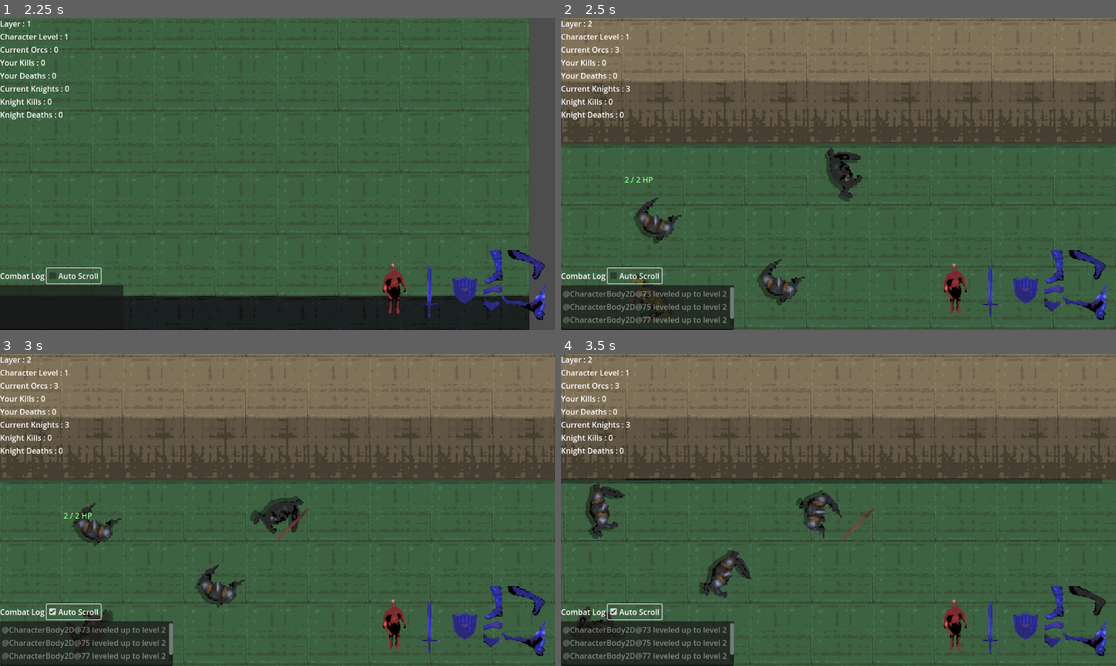
Above: before the commit, frames 1-4 (two rows, left to right).
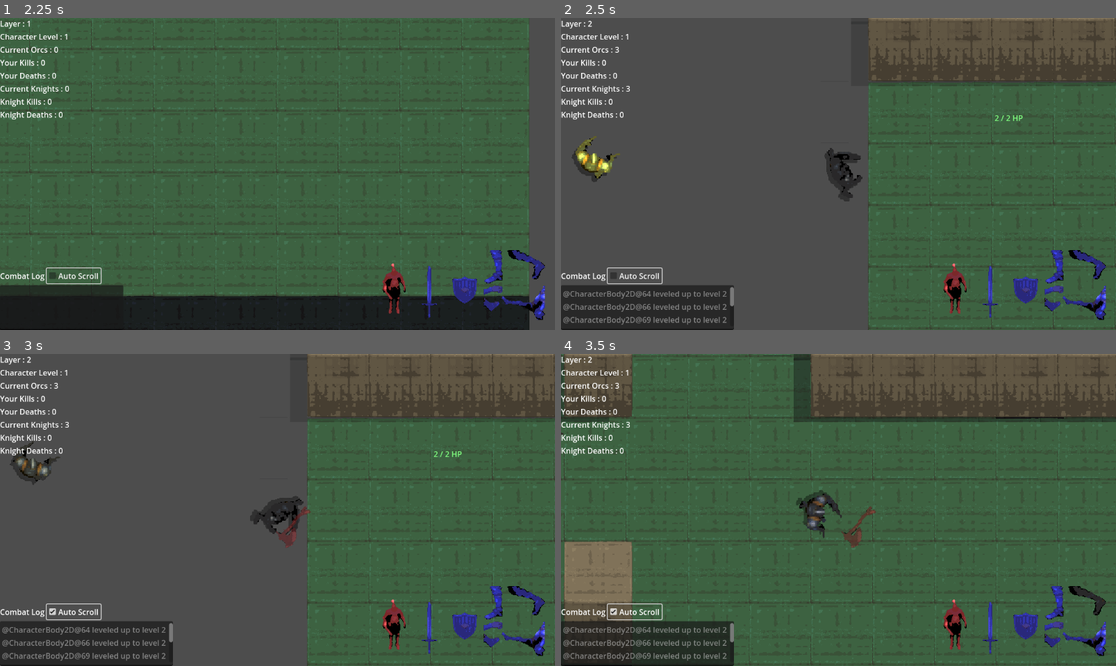
Above: after the commit, the same moments.

Repository: emergencemory/Raid-the-Abyss-LD57Game
Game: Godot game, scene res://globals/game.tscn
Two runs of this game, one before a commit and one after it. Both use one fixed random seed, a clock stepped at 60 frames per second and the inputs below.
Inputs (mouse positions are in pixels of both pictures, inside the frame that each line leads up to):
- Up to frame 1 (2.25 s): click (466, 64) at 0.52 s; type "12" at 0.6 s; click "New Game" at 1.25 s; click "Auto Scroll" at 2 s
- Up to frame 2 (2.5 s): no input
- Up to frame 3 (3 s): tap Enter at 2.75 s; move the mouse to (399, 494) at 2.77 s; press the mouse at (399, 494) at 2.78 s; hold D (move right) from 2.78 s (still down)
- Up to frame 4 (3.5 s): keep holding D (move right); right-click (960, 494) at 3.05 s

Frame 1 is identical in both runs. In frame 2, 35% of the frame differs, in the area x 0-100%, y 0-100%; in frame 3, 35%; in frame 4, 43%.

Commit message:
performance tweaks and spawn logic
less likely to stutter or crash when big waves spawn with not enough room

Diff:
--- a/character/character_manager.gd
+++ b/character/character_manager.gd
@@ -240,8 +240,9 @@
 	attack_windup = true
 	cooldown_time_attack = current_attack_cooldown
 	attack_on_cooldown = true
-	set_physics_process(true)
-	emit_signal("attack_signal", current_attack_cooldown)
+	#set_physics_process(true)
+	if is_player:
+		emit_signal("attack_signal", current_attack_cooldown)
 
 func block() -> void:
 	if block_on_cooldown or is_attacking or moving or is_turning or attack_windup or is_kicking or is_blocking:
@@ -253,8 +254,9 @@
 	block_on_cooldown = true
 	cooldown_time_block_area = current_block_duration
 	is_blocking = true
-	set_physics_process(true)
-	emit_signal("block_signal", current_block_cooldown)
+	#set_physics_process(true)
+	if is_player:
+		emit_signal("block_signal", current_block_cooldown)
 
 func kick() -> void:
 	if moving or is_attacking or is_turning or is_blocking or attack_windup or is_turning or is_kicking or kick_on_cooldown:
@@ -266,8 +268,9 @@
 	strike_shape.set_deferred("disabled", false)
 	character_sprite.play("kick")
 	shadow_sprite.play("kick")
-	emit_signal("kick_signal", current_kick_cooldown)
-	set_physics_process(true)
+	if is_player:
+		emit_signal("kick_signal", current_kick_cooldown)
+	#set_physics_process(true)
 
 func move(direction: int) -> void:
 	if direction != facing_direction:
@@ -299,7 +302,7 @@
 	if is_player:
 		emit_signal("move_signal", current_move_cooldown)
 		SignalBus.emit_signal("player_move", position)
-	set_physics_process(true)
+	#set_physics_process(true)
 
 func turn(direction : int) -> void:
 	if is_attacking or moving or is_blocking or attack_windup or is_kicking:
@@ -322,7 +325,7 @@
 				is_turning = true
 				facing_direction = 0
 				cooldown_time_turn = 0.15
-				set_physics_process(true)
+				#set_physics_process(true)
 		DIR.EAST:
 			if rotation_degrees == 90:
 				move(DIR.EAST)
@@ -332,7 +335,7 @@
 				turn_tween.tween_property(self, "rotation_degrees", 90, 0.15)
 				facing_direction = 1
 				cooldown_time_turn = 0.15
-				set_physics_process(true)
+				#set_physics_process(true)
 		DIR.SOUTH:
 			if rotation_degrees == 180:
 				move(DIR.SOUTH)
@@ -342,7 +345,7 @@
 				turn_tween.tween_property(self, "rotation_degrees", 180, 0.15)
 				facing_direction = 2
 				cooldown_time_turn = 0.15
-				set_physics_process(true)
+				#set_physics_process(true)
 		DIR.WEST:
 			if rotation_degrees == 270:
 				move(DIR.WEST)
@@ -352,7 +355,7 @@
 				turn_tween.tween_property(self, "rotation_degrees", 270, 0.15)
 				facing_direction = 3
 				cooldown_time_turn = 0.15
-				set_physics_process(true)
+				#set_physics_process(true)
 
 func _on_move_timeout() -> void:
 	moving = false
@@ -377,7 +380,7 @@
 	attack_windup = false
 	cooldown_time_attack_area = current_attack_speed/2
 	is_attacking = true
-	set_physics_process(true)
+	#set_physics_process(true)
 
 
 func _on_block_timeout() -> void:
@@ -412,7 +415,7 @@
 		block_left_sprite.show()
 		return (facing_direction - 1) % 4
 
-
+#TODO kick off cliff
 func kicked(stun_duration : float, enemy_facing_dir : int) -> void:
 	#apply duration to all actions
 	stun_particle.emitting = true
@@ -435,10 +438,11 @@
 	cooldown_time_move += stun_duration
 	kick_on_cooldown = true
 	cooldown_time_kick += stun_duration
-	emit_signal("kick_signal", stun_duration)
-	emit_signal("attack_signal", stun_duration)
-	emit_signal("block_signal", stun_duration)
-	emit_signal("move_signal", stun_duration)
+	if is_player:
+		emit_signal("kick_signal", stun_duration)
+		emit_signal("attack_signal", stun_duration)
+		emit_signal("block_signal", stun_duration)
+		emit_signal("move_signal", stun_duration)
 	var _old_rotation = rotation_degrees
 	if not moving:
 		match enemy_facing_dir:
@@ -470,7 +474,7 @@
 					global_position += Vector2(-128, 0)
 				rotation_degrees = _old_rotation
 				character_sprite.global_position = global_position
-	set_physics_process(true)
+	#set_physics_process(true)
 
 func hit(attacker:CharacterBody2D, glancing_blow : bool) -> void:
 	current_health -= attacker.current_attack_damage
@@ -504,7 +508,7 @@
 			log_string = "Player hit by " + str(attacker.team) + " for " + str(attacker.current_attack_damage) + " damage!"
 		SignalBus.combat_log_entry.emit(log_string)
 		cooldown_time_health_regen = current_health_regen
-		set_physics_process(true)
+		#set_physics_process(true)
 		character_sprite.play("hit")
 		shadow_sprite.play("hit")
 
--- a/character/character_model.tscn
+++ b/character/character_model.tscn
@@ -1,13 +1,13 @@
 [gd_scene load_steps=23 format=3 uid="uid://n1koaitsyfef"]
 
 [ext_resource type="Script" uid="uid://dueotlvuna3ex" path="res://character/character_manager.gd" id="1_2xl0c"]
-[ext_resource type="SpriteFrames" uid="uid://bk3pkrp740tjw" path="res://character/knight/knight_spriteframes.tres" id="2_chf46"]
+[ext_resource type="SpriteFrames" uid="uid://cn2o2v7sl57ow" path="res://character/orc/orc_spriteframes.tres" id="2_waqkf"]
 [ext_resource type="AudioStream" uid="uid://cu1cpquh4inh8" path="res://audio/SFX/Impact Body.wav" id="5_55pft"]
 [ext_resource type="AudioStream" uid="uid://dqmi0udhr2ncg" path="res://audio/SFX/Impact Metal Armour.wav" id="6_uealk"]
 [ext_resource type="AudioStream" uid="uid://ci8u21id8lmbd" path="res://audio/SFX/Impact Sword and Swipe.wav" id="7_y6277"]
 [ext_resource type="AudioStream" uid="uid://c3ne4ep7lnwh5" path="res://audio/SFX/Impact Wooden.wav" id="8_1px7v"]
-[ext_resource type="Texture2D" uid="uid://cffwkg4co7w7g" path="res://ui/kite_shield_icon_2.png" id="8_8vtqr"]
-[ext_resource type="Texture2D" uid="uid://8kg35gvb4y2f" path="res://ui/sword_icon_2.png" id="9_tthh3"]
+[ext_resource type="Texture2D" uid="uid://bdno7pb3g5ijk" path="res://ui/round_shield_icon.png" id="8_8vtqr"]
+[ext_resource type="Texture2D" uid="uid://co1b3nsskubur" path="res://ui/axe_icon.png" id="9_tthh3"]
 [ext_resource type="Texture2D" uid="uid://c6rr4j2p122ua" path="res://character/effects/blood.png" id="9_y6277"]
 [ext_resource type="Texture2D" uid="uid://d3ns2is7lv6ld" path="res://character/effects/flash.png" id="10_1px7v"]
 [ext_resource type="Texture2D" uid="uid://crpwp88kaul0t" path="res://character/effects/star.png" id="11_1px7v"]
@@ -109,7 +109,7 @@
 [node name="CharacterSprite" type="AnimatedSprite2D" parent="."]
 show_behind_parent = true
 texture_filter = 1
-sprite_frames = ExtResource("2_chf46")
+sprite_frames = ExtResource("2_waqkf")
 animation = &"attack_from_right"
 
 [node name="HitBox" type="Area2D" parent="CharacterSprite"]
@@ -125,7 +125,7 @@
 [node name="ShadowSprite" type="AnimatedSprite2D" parent="CharacterSprite"]
 self_modulate = Color(0.2, 0.2, 0.2, 0.4)
 show_behind_parent = true
-sprite_frames = ExtResource("2_chf46")
+sprite_frames = ExtResource("2_waqkf")
 animation = &"attack_from_right"
 offset = Vector2(-7, 7)
 
--- a/globals/GameManager.gd
+++ b/globals/GameManager.gd
@@ -10,8 +10,6 @@
 var map
 var match_manager
 
-
-#TODO console commands to kill all and nuke tilemap
 
 func _ready() -> void:
 	menu = menu_scene.instantiate()
--- a/map/cliff_shader.tres
+++ b/map/cliff_shader.tres
@@ -33,7 +33,6 @@
 
 }
 "
-graph_offset = Vector2(-5.53949, 61.3057)
 mode = 1
 flags/light_only = false
 nodes/fragment/2/node = SubResource("VisualShaderNodeColorFunc_cdo72")
--- a/map/ground_shader.tres
+++ b/map/ground_shader.tres
@@ -35,7 +35,6 @@
 
 }
 "
-graph_offset = Vector2(96.3164, 133.657)
 mode = 1
 flags/light_only = false
 nodes/fragment/2/node = SubResource("VisualShaderNodeColorFunc_suslc")
--- a/map/map_manager.gd
+++ b/map/map_manager.gd
@@ -10,7 +10,7 @@
 @onready var blood_pool: Texture = preload("res://character/effects/blood.png")
 @onready var audio_stream_player_2d: AudioStreamPlayer2D = $AudioStreamPlayer2D
 @onready var shadow_layer: TileMapLayer = $ShadowLayer
-#TODO spawn shadows
+
 
 var chunk_height: int = 16  # Number of tiles per chunk (e.g., 16x16 tiles)
 var chunk_width: int = 32
@@ -64,6 +64,7 @@
 
 func spawn_blood(value: int, _base_value: int, character: CharacterBody2D) -> void:
 	# Spawn blood effect at the player's position
+
 	var label_string : String = str(value) + " / " + str(_base_value) + " HP"
 
 	if value == _base_value:
@@ -86,7 +87,8 @@
 			2:
 				blood_effect.texture = splat_3
 	else:
-		spawn_label(label_string, character.global_position, Color(.8,.5,.5,1))
+		label_string =  "0  / " + str(_base_value) + " HP - DEAD"
+		spawn_label(label_string, character.global_position, Color(.5,.5,.5,1))
 		blood_effect.texture = blood_pool
 	var tween = create_tween()
 	tween.tween_property(blood_effect, "scale", Vector2(9,9), 20.0)
--- a/map/match_manager.gd
+++ b/map/match_manager.gd
@@ -6,6 +6,12 @@
 
 
 @onready var character_scene : PackedScene = preload("res://character/character_model.tscn")
+#@onready var orc_spriteframes : SpriteFrames = preload("res://character/orc/orc_spriteframes.tres")
+@onready var knight_spriteframes : SpriteFrames = preload("res://character/knight/knight_spriteframes.tres")
+#@onready var round_shield_icon : Texture= preload("res://ui/round_shield_icon.png")
+#@onready var axe_icon : Texture = preload("res://ui/axe_icon.png")
+@onready var kite_shield_icon : Texture = preload("res://ui/kite_shield_icon_2.png")
+@onready var sword_icon : Texture = preload("res://ui/sword_icon_2.png")
 var player : CharacterBody2D
 var hud_scene : PackedScene = preload("res://ui/hud.tscn")
 var character_data : Dictionary
@@ -19,6 +25,7 @@
 var your_kills : int = 0
 var hud : CanvasLayer
 var player_controller : INPUT_PARSER
+var spawn_center : Vector2 = Vector2(0,0)
 
 signal update_player_hud(layer, current_orcs, your_kills, your_deaths, current_knights, knight_kills, knight_deaths)
 
@@ -33,6 +40,7 @@
 	SignalBus.health_signal.connect(hud._on_health_changed)
 	SignalBus.request_reinforcements.connect(spawn_ai)
 	SignalBus.console_kill_ai.connect(_on_console_kill_ai)
+	SignalBus.player_move.connect(update_spawn_area)
 	get_tree().create_timer(1.0).timeout.connect(spawn_player)
 
 func _on_console_kill_ai() -> void:
@@ -49,6 +57,9 @@
 
 	update_hud()
 
+func update_spawn_area(player_pos : Vector2) -> void:
+	spawn_center = player_pos
+
 func spawn_player() -> void:
 	player = character_scene.instantiate()
 	set_data(player)
@@ -56,7 +67,7 @@
 	add_child(player)
 	player.add_to_group("knight")
 	player.team = "knight"
-	player.global_position = get_valid_spawn(player)
+	player.global_position = await(get_valid_spawn(player.team))
 	player_controller.player = player
 	player.attack_signal.connect(hud._on_attack_cooldown_started)
 	player.block_signal.connect(hud._on_block_cooldown_started)
@@ -72,8 +83,8 @@
 	your_deaths += 1
 	update_hud()
 	player_camera.make_current()
-	player.character_sprite.sprite_frames = ResourceLoader.load("res://character/knight/knight_spriteframes.tres")
-	player.shadow_sprite.sprite_frames = ResourceLoader.load("res://character/knight/knight_spriteframes.tres")
+	player.character_sprite.sprite_frames = knight_spriteframes
+	player.shadow_sprite.sprite_frames = knight_spriteframes
 	spawn_ai("orc")
 	spawn_ai("knight")
 
@@ -105,49 +116,51 @@
 	character.killed_by_player.connect(_on_player_kill)
 	add_child(character)
 	character.add_to_group(team)
-	character.global_position = get_valid_spawn(character)
+	character.position = await(get_valid_spawn(character.team))
 	character.add_to_group("ai")
-	character.character_sprite.sprite_frames = ResourceLoader.load("res://character/" + team + "/" + team + "_spriteframes.tres")
-	character.shadow_sprite.sprite_frames = ResourceLoader.load("res://character/" + team + "/" + team + "_spriteframes.tres")
 	if team == "orc":
-		character.block_right_sprite.texture = ResourceLoader.load("res://ui/round_shield_icon.png")
-		character.block_left_sprite.texture = ResourceLoader.load("res://ui/round_shield_icon.png")
-		character.attack_from_right_sprite.texture = ResourceLoader.load("res://ui/axe_icon.png")
-		character.attack_from_left_sprite.texture = ResourceLoader.load("res://ui/axe_icon.png")
+	#	character.character_sprite.sprite_frames = orc_spriteframes
+	#	character.shadow_sprite.sprite_frames = orc_spriteframes
+	#	character.block_right_sprite.texture = round_shield_icon
+	#	character.block_left_sprite.texture = round_shield_icon
+	#	character.attack_from_right_sprite.texture = axe_icon
+	#	character.attack_from_left_sprite.texture = axe_icon
 		current_orcs += 1
 	if team == "knight":
+		character.character_sprite.sprite_frames = knight_spriteframes
+		character.shadow_sprite.sprite_frames = knight_spriteframes
+		character.block_right_sprite.texture = kite_shield_icon
+		character.block_left_sprite.texture = kite_shield_icon
+		character.attack_from_right_sprite.texture = sword_icon
+		character.attack_from_left_sprite.texture = sword_icon
 		current_knights += 1
-	for i in (randi_range(0, layer/2)):
+	for i in (randi_range(0, layer)):
 		character.level_up()
 	update_hud()
 
-#TODO refine spawning logic
-
-func get_valid_spawn(character : CharacterBody2D) -> Vector2:
+
+
+func get_valid_spawn(team:String) -> Vector2:
 	var spawn_pos : Vector2
-	var spawn_area : Rect2 = player.get_viewport().get_visible_rect()
+	#var spawn_area : Rect2 = player.get_viewport().get_visible_rect()
 	var valid_spawn : bool = false
-	var team : String
-	if character.is_in_group("orc"):
-		team = "orc"
-	elif character.is_in_group("knight"):
-		team = "knight"
-	else:
-		printerr("Invalid team for character: ", character.name)
-		return Vector2.ZERO
-	while not valid_spawn:
-		var _spawn_pos : Vector2
-		if character.is_player:
+	#var team : String
+	var attempts : int = 0
+	var max_attempts : int = 50
+	while not valid_spawn and attempts < max_attempts:
+		attempts += 1
+		#var _spawn_pos : Vector2
+		#if character.is_player:
 			# Spawn in the centerish of the screen
-			_spawn_pos.x = randf_range(spawn_area.position.x, (spawn_area.end.x)/2)  + (256*(layer -1))
-		elif team == "knight":
+			#_spawn_pos.x = randf_range(spawn_area.position.x, (spawn_area.end.x)/2)  + (256*(layer -1))
+		if team == "knight":
 			# Spawn on the left side of the screen
-			_spawn_pos.x = randf_range(spawn_area.position.x - 256, spawn_area.position.x) + (256*(layer-1))
+			spawn_pos.x = randf_range(spawn_center.x - 1028, spawn_center.x - 256) #+ (256*(layer-1))
 		else: # orc
 			# Spawn on the right side of the screen
-			_spawn_pos.x = randf_range(spawn_area.end.x, spawn_area.end.x + 256)  + (256*(layer-1))
-		_spawn_pos.y = randf_range(spawn_area.position.y, spawn_area.end.y)
-		spawn_pos = _spawn_pos.snapped(Vector2(128, 128))
+			spawn_pos.x = randf_range(spawn_center.x + 768, spawn_center.x + 1540)  #+ (256*(layer-1))
+		spawn_pos.y = randf_range(spawn_center.y - 256, spawn_center.y + 256)
+		spawn_pos = spawn_pos.snapped(Vector2(128, 128))
 		var collision_checker : RayCast2D = RayCast2D.new()
 		collision_checker.global_position = spawn_pos
 		collision_checker.target_position = Vector2(64,64)
@@ -158,36 +171,36 @@
 		collision_checker.force_raycast_update()
 		if collision_checker.is_colliding():
 			collision_checker.queue_free()
-			#print("Collision detected at: ", spawn_pos)
+			await(get_tree().physics_frame)
 			continue
-
 		else:
 			collision_checker.queue_free()
-			#print("No collision at: ", spawn_pos)
 			valid_spawn = true
+	if not valid_spawn:
+		print("Failed to find a valid spawn position after ", max_attempts, " attempts.")
+		#spawn_pos = spawn_center
+		#return spawn_pos
 	return spawn_pos
 
 
 func _physics_process(delta: float) -> void:
 	if current_orcs <= 1 and player != null:
 		layer += 1
-		for i in layer:
-			spawn_ai("orc")
-		update_hud()
+		spawn_wave("orc")
+
 	if current_knights <= 1 and player != null:
-		for i in layer:
-			spawn_ai("knight")
-		update_hud()
+		spawn_wave("knight")
+
 
 	for character in get_tree().get_nodes_in_group("ai"):
 		if not is_instance_valid(character) or character.is_queued_for_deletion() or character.is_in_group("dead"):
 			continue
 		elif character.has_target == false or not is_instance_valid(character.target) or character.target.is_in_group("dead"):
-			var target = get_target(character) # this spawns new waves too
+			var target = get_target(character)
 			if target != null:
 				character.has_target = true
 				character.cooldown_time_target = 1.0
-				character.set_physics_process(true)
+				#character.set_physics_process(true)
 				character.target = target
 		else:
 			character.order_ticks -= delta
@@ -195,6 +208,14 @@
 				continue
 			else:
 				ai_action(character)
+
+func spawn_wave(team:String) -> void:
+	for i in range(layer):
+		spawn_ai(team)
+		update_hud()
+		await(get_tree().physics_frame)
+
+
 
 func ai_action(character: CharacterBody2D) -> void:
 	character.order_ticks = 0.5
--- a/map/wall_shader.tres
+++ b/map/wall_shader.tres
@@ -36,7 +36,6 @@
 
 }
 "
-graph_offset = Vector2(-8.66501, -87.6279)
 mode = 1
 flags/light_only = false
 nodes/fragment/2/node = SubResource("VisualShaderNodeColorFunc_65056")
--- a/ui/hud.gd
+++ b/ui/hud.gd
@@ -1,7 +1,7 @@
 extends CanvasLayer
 class_name Hud
 
-#TODO minim
+#TODO minimap
 @onready var health: TextureProgressBar = $StatusAnchor/Status/Health
 @onready var attack: TextureProgressBar = $StatusAnchor/Status/Attack
 @onready var block: TextureProgressBar = $StatusAnchor/Status/Block
